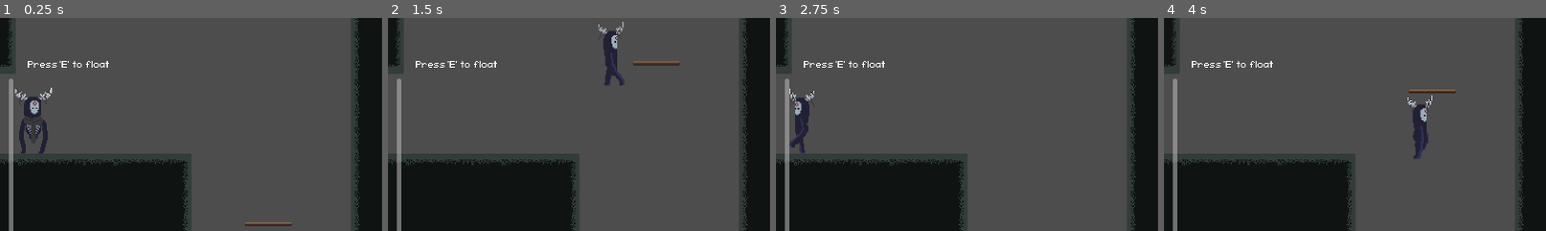
Above: before the commit, frames 1-4 (left to right).
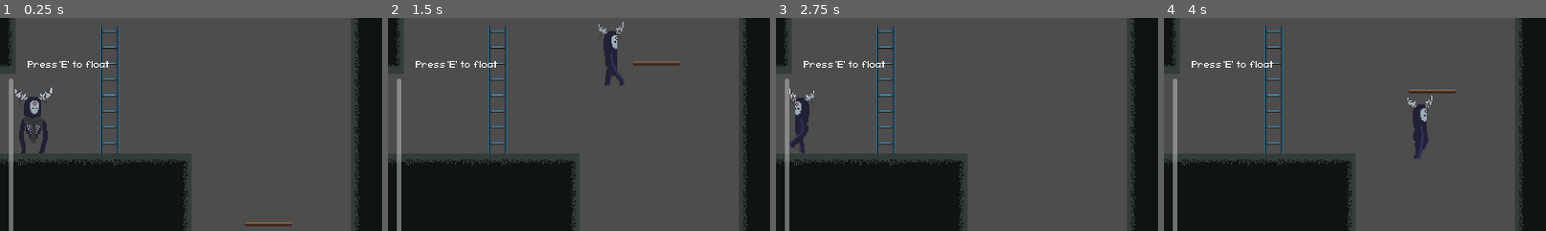
Above: after the commit, the same moments.

Repository: MikeG7v1/Lone-Ghost
Game: Godot game, scene res://scenes/levels/LEVEL_1.tscn
The game is run twice, just before and just after one commit, with the same random seed, the same clock (stepped at 60 frames per second) and the same inputs.
Inputs:
- Up to frame 1 (0.25 s): no input
- Up to frame 2 (1.5 s): tap E (floating) at 0.5, 0.6, 1.25 s; hold Right (move_right) from 0.53 s (still down); tap Space (jump) at 0.77, 0.8, 1.07, 1.35 s
- Up to frame 3 (2.75 s): tap Space (jump) at 1.52, 1.82, 2.3 s; tap E (floating) at 1.55, 2, 2.1 s; release Right (move_right) at 2.03 s; hold Left (move_left) from 2.03 s (still down)
- Up to frame 4 (4 s): tap E (floating) at 2.75, 2.85, 3.5 s; release Left (move_left) at 2.78 s; hold Right (move_right) from 2.78 s (still down); tap Space (jump) at 3.02, 3.32, 3.6, 3.77 s
The pictures show only the part of the screen within x 0-50%, y 40-90%; the shares and areas given below are measured in that part.

The runs differ from the first frame. In frame 1, 1.1% of the frame differs, in the area x 26-32%, y 3-64%; in frame 2, 1.1%; in frame 3, 1.1%; in frame 4, 1.1%.

Commit message:
working ladder

Diff:
--- a/test-level-d/scenes/levels/LEVEL_1.tscn
+++ b/test-level-d/scenes/levels/LEVEL_1.tscn
@@ -8,6 +8,7 @@
 [ext_resource type="PackedScene" uid="uid://c4wrg1htxtc5k" path="res://scenes/ui/stamina_bar.tscn" id="6_t62ml"]
 [ext_resource type="PackedScene" uid="uid://uw6c4dj5f184" path="res://scenes/player.tscn" id="7_bng1x"]
 [ext_resource type="PackedScene" uid="uid://b0dl7nt0ob1na" path="res://scenes/rooms/room_2.tscn" id="8_n8rrd"]
+[ext_resource type="PackedScene" uid="uid://b7jt5gals6y0l" path="res://scenes/world/ladders/ladder_m.tscn" id="9_tlk7x"]
 
 [sub_resource type="TileSetAtlasSource" id="TileSetAtlasSource_pdm1g"]
 texture = ExtResource("1_pdm1g")
@@ -258,6 +259,9 @@
 [node name="ROOM 2" parent="." unique_id=1840765177 instance=ExtResource("8_n8rrd")]
 position = Vector2(624, 0)
 
+[node name="LADDER_M" parent="." unique_id=2125484154 instance=ExtResource("9_tlk7x")]
+position = Vector2(-290, -64)
+
 [connection signal="timeout" from="UI/CanvasLayer/ProgressBar/Timer2" to="UI/CanvasLayer/ProgressBar" method="_on_timer_2_timeout"]
 
 [editable path="PLAYER"]
--- a/test-level-d/scripts/player/player.gd
+++ b/test-level-d/scripts/player/player.gd
@@ -18,5 +18,4 @@
 	animation.update_animation(
 		movement.direction,
 		movement.is_floating,
-		is_on_floor()
 	)
--- a/test-level-d/scripts/player/player_animation.gd
+++ b/test-level-d/scripts/player/player_animation.gd
@@ -39,7 +39,7 @@
 			animated_sprite.play("floating")
 
 
-func update_animation(direction, floating, on_floor):
+func update_animation(direction, floating):
 
 	if direction > 0:
 		animated_sprite.flip_h = false
--- a/test-level-d/scripts/player/player_movement.gd
+++ b/test-level-d/scripts/player/player_movement.gd
@@ -38,12 +38,12 @@
 	if Input.is_action_just_released("floating"):
 		is_floating = false
 
-	#JUMPING INPUT LOGIC
+	#JUMPING FROM THE FLOOR INPUT LOGIC
 	if Input.is_action_just_pressed("jump") and player.is_on_floor():
 		player.velocity.y = JUMP_VELOCITY
 
 	#CLIMBING INPUT LOGIC
-	if can_climb and Input.is_action_pressed("move_up") or Input.is_action_pressed("move_down"):
+	if can_climb and (Input.is_action_pressed("move_up") or Input.is_action_pressed("move_down")):
 		is_climbing = true
 	if !can_climb:
 		is_climbing = false
@@ -55,10 +55,20 @@
 		player.velocity.x = 0
 		player.velocity.y = 0
 
+		if Input.is_action_just_pressed('jump'):
+			is_climbing = false
+			player.velocity.y = JUMP_VELOCITY
+			return
+
 		if Input.is_action_pressed("move_up"):
 			player.velocity.y = -climb_speed
 		elif Input.is_action_pressed("move_down"):
 			player.velocity.y = climb_speed
+
+		if Input.is_action_pressed("move_left"):
+			player.velocity.x = -climb_speed
+		elif Input.is_action_pressed("move_right"):
+			player.velocity.x = climb_speed
 
 
 		player.move_and_slide()
--- a/test-level-d/scripts/world/killzone.gd
+++ b/test-level-d/scripts/world/killzone.gd
@@ -2,12 +2,12 @@
 
 @onready var timer: Timer = $Timer
 
+### TO DO::::
+### check the type of node higher - before calling the function
 func _on_body_entered(body: Node2D) -> void:
 	if body is CharacterBody2D:
 		timer.start()
 
-		### TO DO::::
-		### check the type of node higher - before calling the function
 
 func _on_timer_timeout() -> void:
 	get_tree().reload_current_scene()
